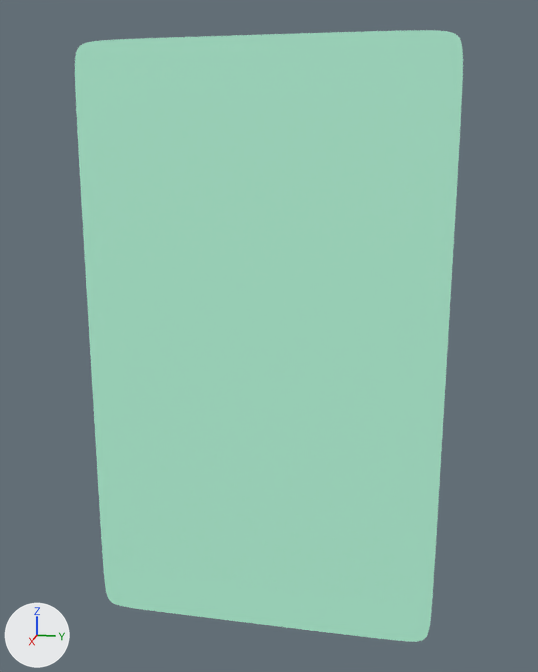
What one commit did to the Blender file Lab-s/3/Godot/Assets/Models/card/card.blend.
The view is the same before and after, from a camera (50 mm lens) standing at (2.33, 0.5, 0.66) and looking at (-0.02, 0.03, 0.07). Every picture has the same lights, and +X, +Y and +Z are marked at lower left.

In view in the first picture: 'Плоскость'.
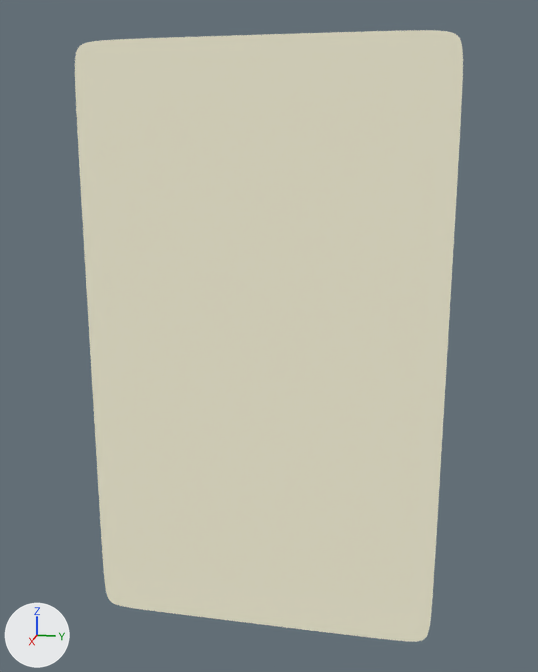
Commit message: Reworked card model

Boxes (x1, y1, x2, y2) around the edits, measured in the pictures (538 x 672 px):
'Плоскость', recoloured (green to white): (75, 30, 463, 642) in both

The change in detail:
In material 'Материал' (mat_материал), roughness goes from 0.75 to 0.5.
Material 'Материал' (mat_материал) is now built by diffuse_material('Материал') instead of principled_material('Материал').
Material 'Материал' (mat_материал) changes colour from green #bcffe1 to white #fefae0; in linear values from (0.5, 1.0, 0.75) to (0.991, 0.956, 0.745).
